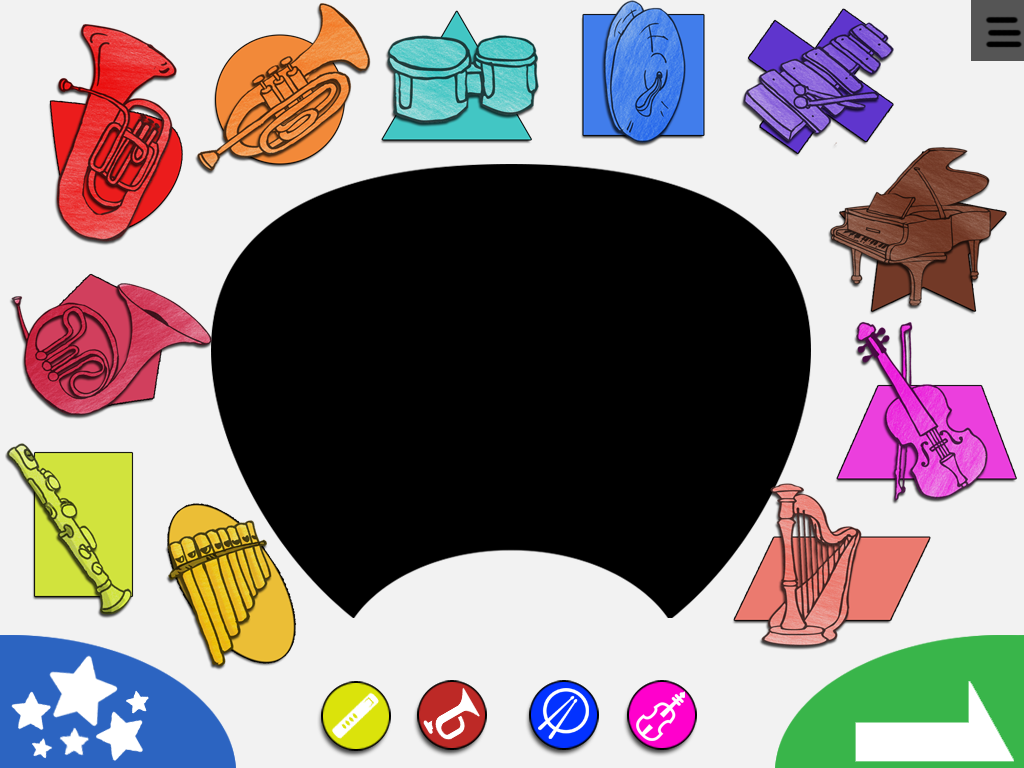
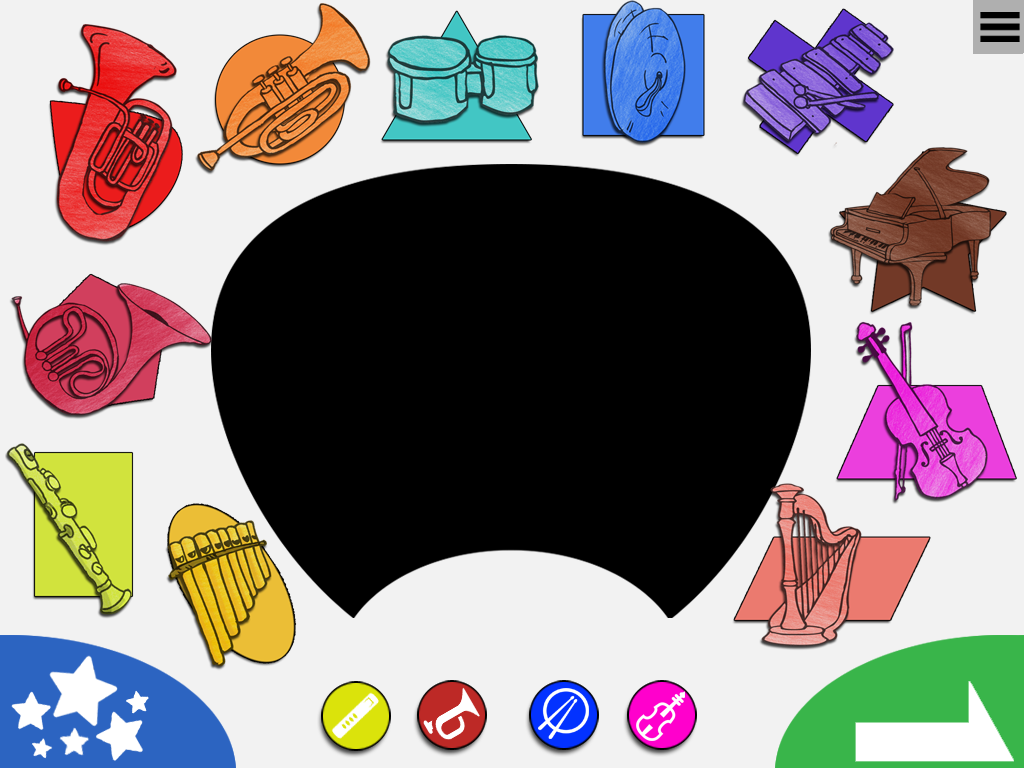
Revision of a layered 1024x768 image; what changed, layer by layer:
painted on "btn_menu" over 971, 0, 1024, 61
